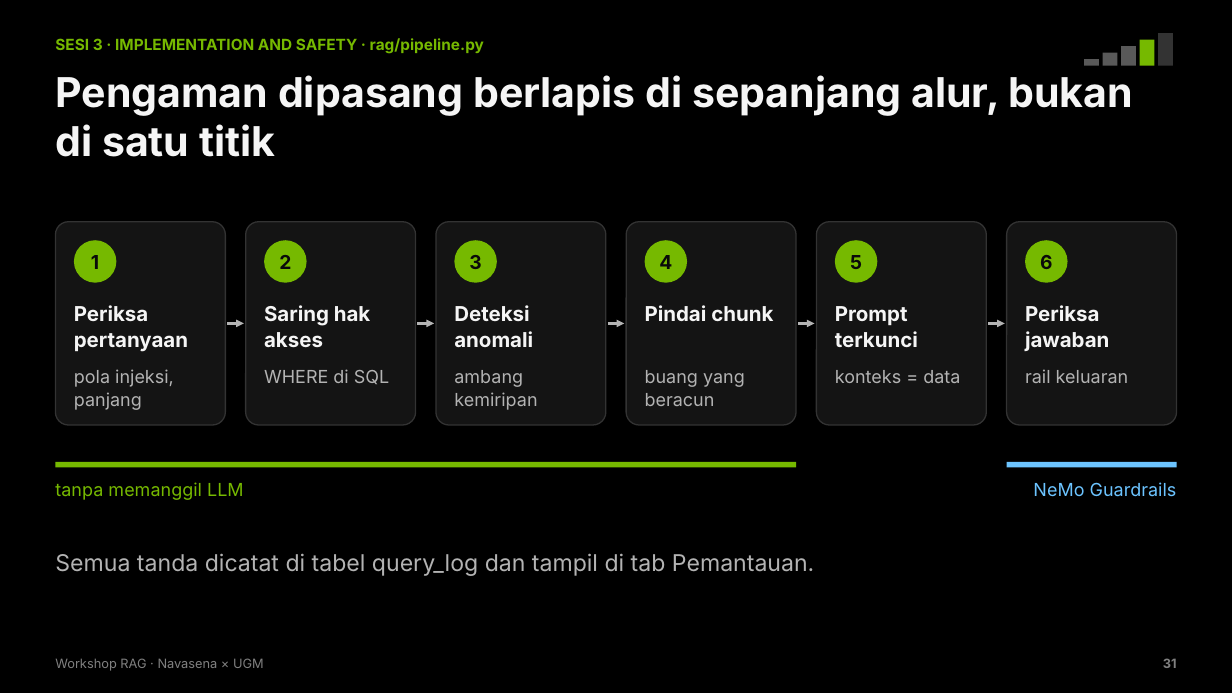
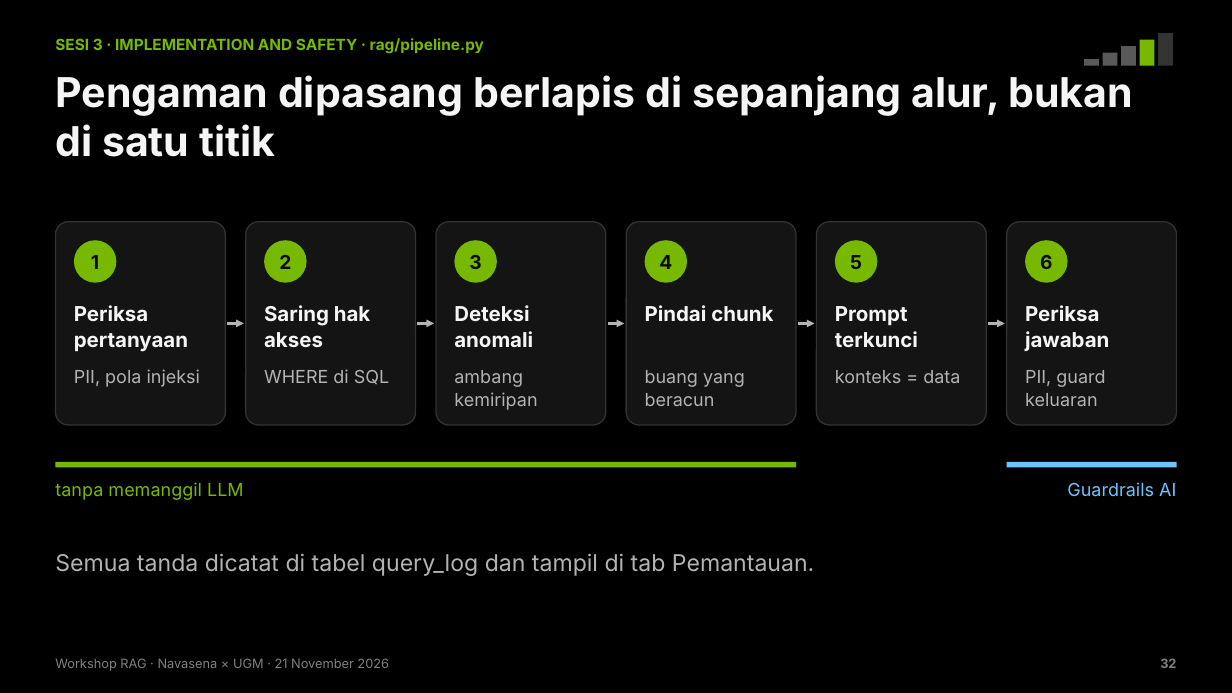
Before and after one commit to chmdznr/navasena-ugm-rag-workshop, a slide deck: slide 32 of slides/dist/Navasena_UGM_Workshop_RAG.pptx (slide 31 before the commit). Drawn at 1232x693 pixels with LibreOffice and Linux fonts; fonts in the diff are those of the drawing. Boxes give left, top, right and bottom in pixels: in the first picture for what was removed or moved away, otherwise in the second. Text is boxed around its words. In the diff, an @@ line names an element or a change of style, - is before the commit and + after.

Commit message:
Guardrails AI, perlindungan PII, dan layanan versi framework
- Pengaman memakai Guardrails AI: validator Hub (ValidLength, SecretsPresent)
  dan validator buatan sendiri; menggantikan NeMo Guardrails
- Penyamaran PII pada pertanyaan, jawaban, dan log (surel, nomor HP, NIK,
  NPWP, kartu), dengan DetectPII dari Hub sebagai opsi
- service/: pipeline yang sama disusun dengan LlamaIndex sebagai layanan
  (job ingest terpisah, kunci API, health check, metrik, log JSON,
  container non-root)
- Deck 38 slide dengan rekaman gladi model sungguhan dan hasil promptfoo
- Pertanyaan andalan demo diganti ke RAPTOR; kasus tujuh titik kegagalan
  dipakai sebagai contoh retrieval yang meleset
- CI menjalankan uji unit

```diff
--- a/slides/dist/Navasena_UGM_Workshop_RAG.pptx
+++ b/slides/dist/Navasena_UGM_Workshop_RAG.pptx
@@ text at [74, 369, 201, 387]: text changed @@
-pola injeksi, panjang
+PII, pola injeksi
@@ text at [1025, 370, 1105, 406]: text changed @@
-rail keluaran
+PII, guard keluaran
@@ text at [1067, 482, 1176, 497]: text changed @@
-NeMo Guardrails
+Guardrails AI
@@ text at [55, 658, 389, 671]: text changed @@
-Workshop RAG · Navasena × UGM
+Workshop RAG · Navasena × UGM · 21 November 2026
@@ text at [1160, 658, 1176, 668]: text changed @@
-31
+32
```
Also in this commit, not shown: 33 other slides changed, 3 slides added, 2 slides removed, 33 other files.
